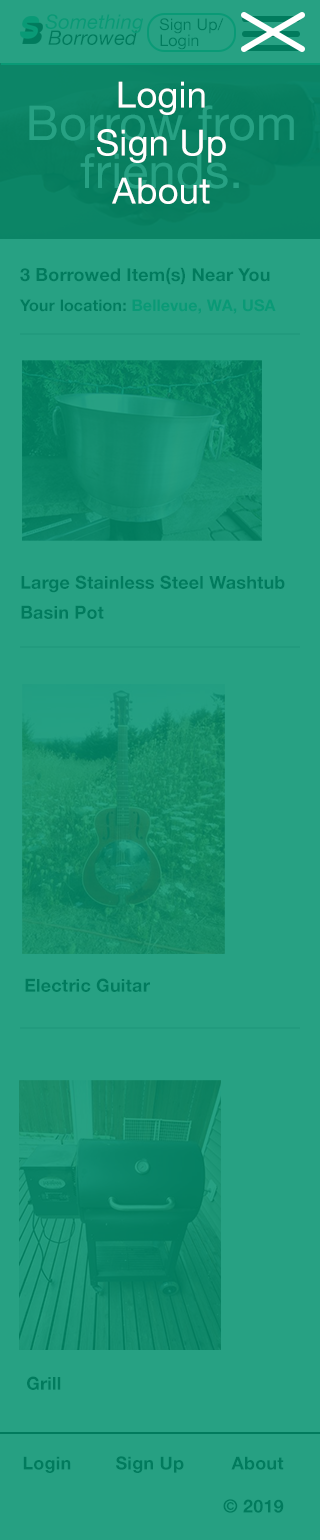
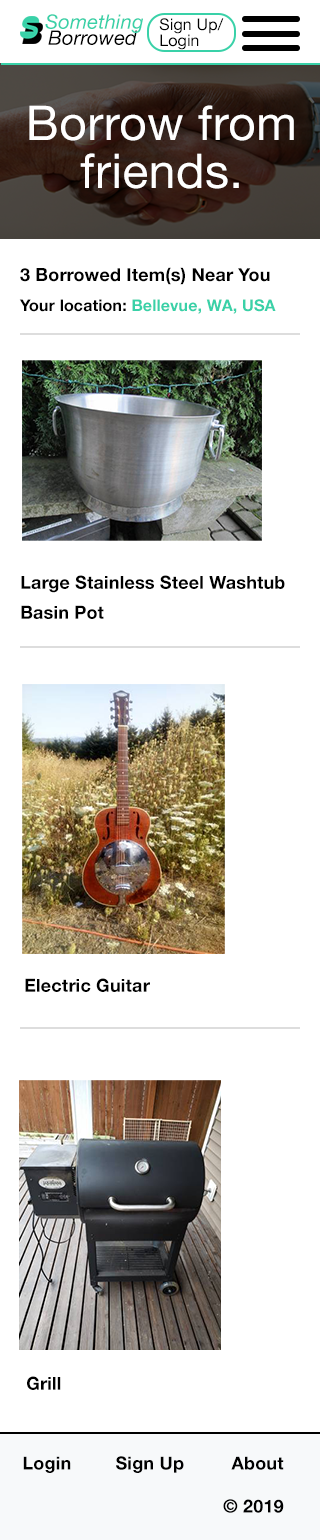
Before/after of a 320 x 1540 layered artwork. What changed in the layer stack:
hid group "overlay nav" (6 layers) over (0, 0, 320, 1540)
